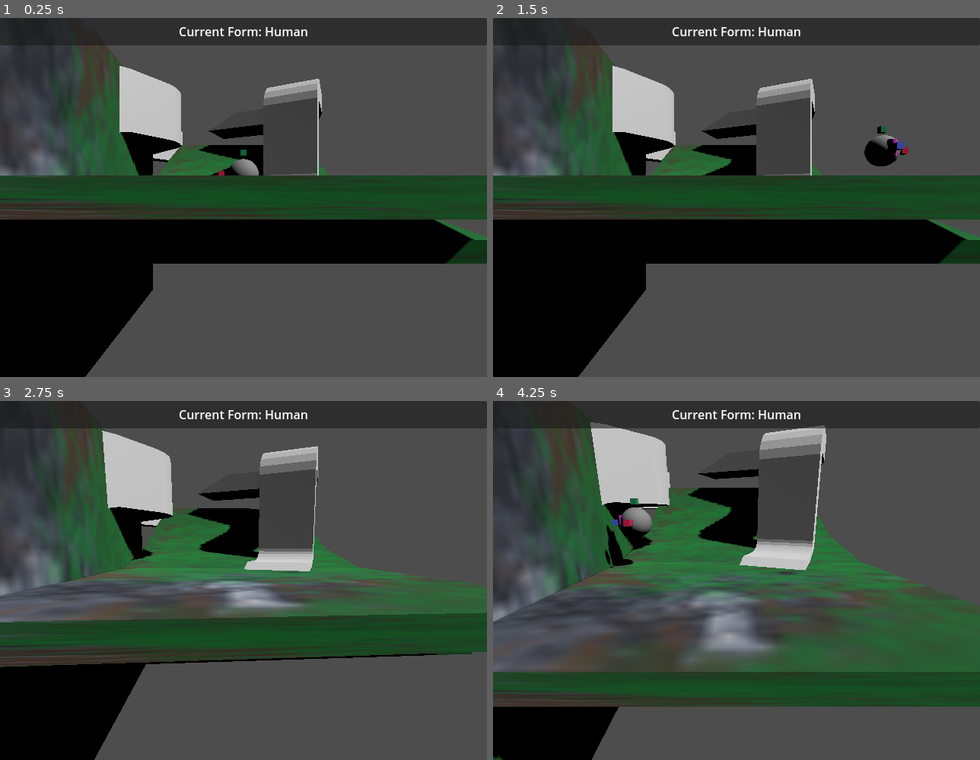
Above: before the commit, frames 1-4 (two rows, left to right).
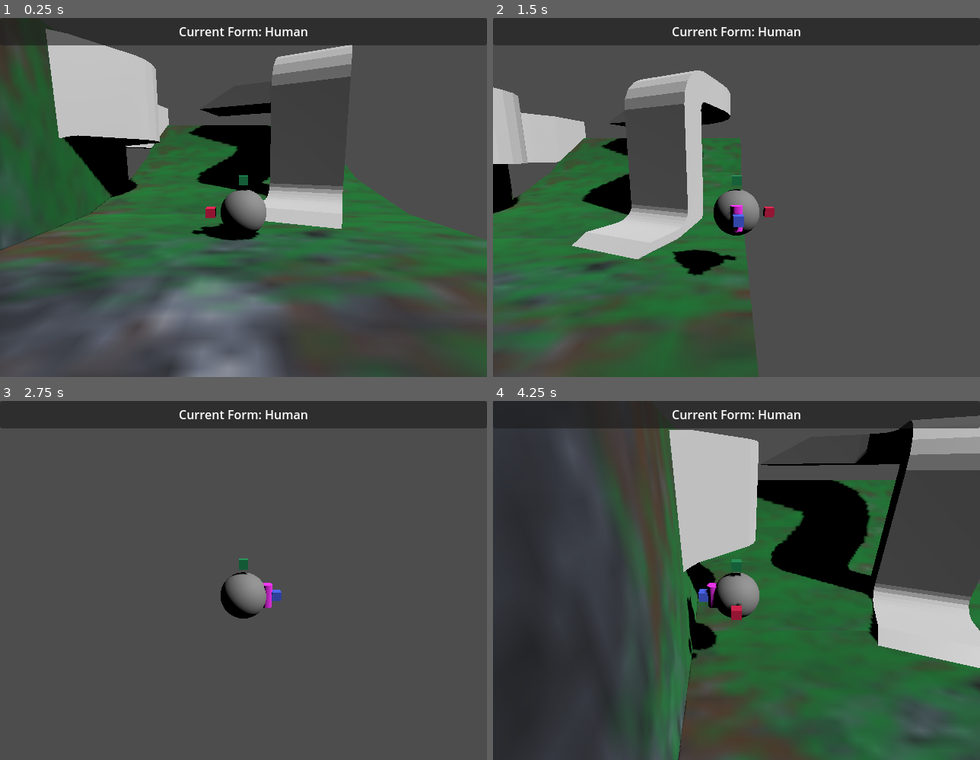
Above: after the commit, the same moments.

Repository: LettucePie/druid
Game: Godot game, scene res://playscenes/play_0.tscn
Same seed, same stepped clock (60 frames per second), same inputs: the game is played once before the commit and once after it.
Inputs:
- Up to frame 1 (0.25 s): no input
- Up to frame 2 (1.5 s): tap Enter (ui_accept) at 0.5 s; hold D (move_right) 0.53-1.28 s; tap I (cam_up) at 0.6 s; tap Space (jump) at 0.77 s; hold S (move_down) from 1.28 s (still down); tap K (cam_down) at 1.35 s
- Up to frame 3 (2.75 s): tap Space (jump) at 1.52 s; tap I (cam_up) at 1.55, 2.3 s; release S (move_down) at 2.03 s; hold D (move_right) from 2.03 s (still down); tap J (cam_left) at 2.1 s
- Up to frame 4 (4.25 s): release D (move_right) at 2.78 s; hold W (move_up) 2.78-3.53 s; tap L (cam_right) at 2.85 s; tap Space (jump) at 3.02, 3.77 s; tap I (cam_up) at 3.05, 3.6 s; hold A (move_left) from 3.53 s (still down)

The runs differ from the first frame. In frame 1, 53% of the frame differs, in the area x 0-100%, y 2-100%; in frame 2, 53%; in frame 3, 39%; in frame 4, 60%, in the area x 0-100%, y 4-100%.

Commit message:
added camera restrictions

Diff:
--- a/core/player.gd
+++ b/core/player.gd
@@ -6,6 +6,13 @@
 signal request_form_wheel()
 signal report_current_form(form)
 signal request_cam_movement(direction)
+
+
+## Camera Variables
+var cam_min_y : float = -PI
+var cam_max_y : float = PI
+var cam_min_x : float = PI * -0.35
+var cam_max_x : float = PI * 0.35
 
 
 ## Movement Variables
@@ -81,21 +88,20 @@
 		Input.get_axis("cam_up", "cam_down")
 	).limit_length(1.0)
 
-	## Why am I doing this?
-	## This gets me the exact angle from camera input vector to \
-	## Camera Position forward, which is neat but why?
-#	var orient : Vector3 = input * current_cam.global_transform.basis
-#	var cam_forward : Vector3 = \
-#		Vector3.FORWARD * current_cam.global_transform.basis
-#	var cam_up : Vector3 = \
-#		Vector3.UP * current_cam.global_transform.basis
-#	var angle_from_forward = cam_forward.angle_to(orient)
-
 	var parent_dial = current_cam.get_parent()
 	if parent_dial.name == "cam_dial":
 		parent_dial.rotate_y(input.x * delta)
 		var dial_right = parent_dial.transform.basis * Vector3.RIGHT
 		parent_dial.rotate(dial_right, input.y * delta)
+
+		parent_dial.rotation.y = clamp(
+			parent_dial.rotation.y,
+			cam_min_y,
+			cam_max_y)
+		parent_dial.rotation.x = clamp(
+			parent_dial.rotation.x,
+			cam_min_x,
+			cam_max_x)
 
 
 ###
--- a/core/player.tscn
+++ b/core/player.tscn
@@ -78,6 +78,7 @@
 
 [node name="Player_Cam" type="Camera3D" parent="cam_dial" groups=["player_camera"]]
 transform = Transform3D(1, 0, 0, 0, 0.986873, 0.1615, 0, -0.1615, 0.986873, 0, 1.14094, 4.97653)
+current = true
 
 [node name="magnet_ray" type="RayCast3D" parent="."]
 debug_shape_custom_color = Color(0.501961, 0, 0.847059, 1)
--- a/stages/stage_0.tscn
+++ b/stages/stage_0.tscn
@@ -17,13 +17,6 @@
 script = ExtResource("1_8cdmm")
 start_point = NodePath("spawn_0")
 checkpoint_spawns = [NodePath("spawn_0")]
-
-[node name="cam_dial" type="Node3D" parent="."]
-transform = Transform3D(1, 0, 0, 0, 1, 0, 0, 0, 1, 0, 0, 0)
-
-[node name="Room_Cam" type="Camera3D" parent="cam_dial"]
-transform = Transform3D(1, 0, 0, 0, 1, 0, 0, 0, 1, 0, 0, 7.6449)
-current = true
 
 [node name="floor" type="StaticBody3D" parent="."]
 
